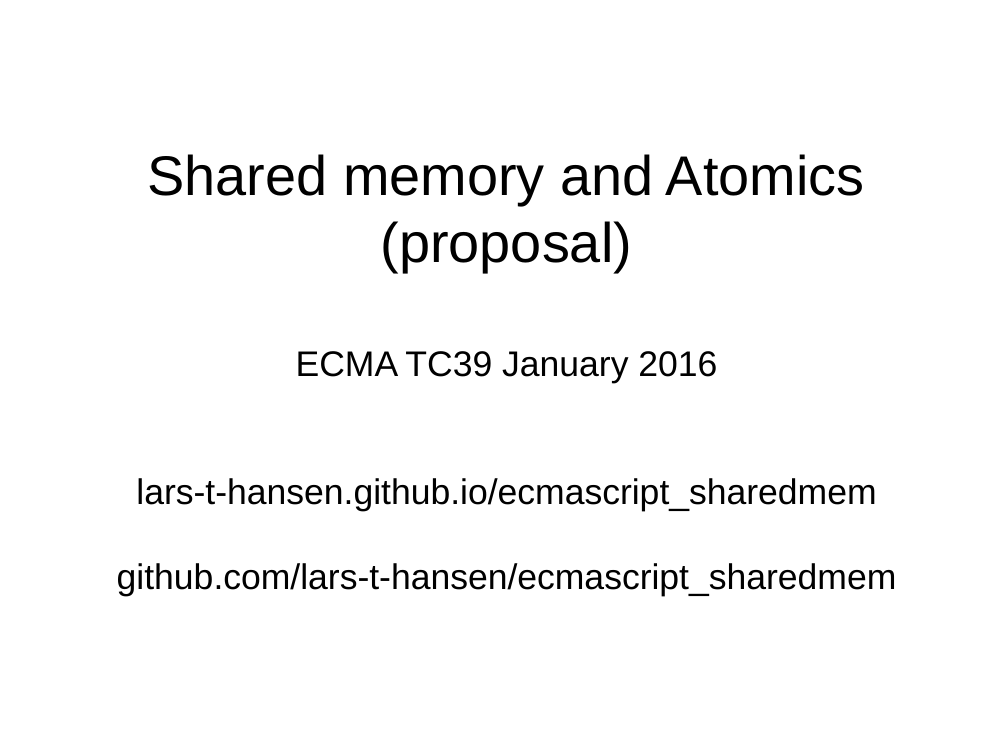
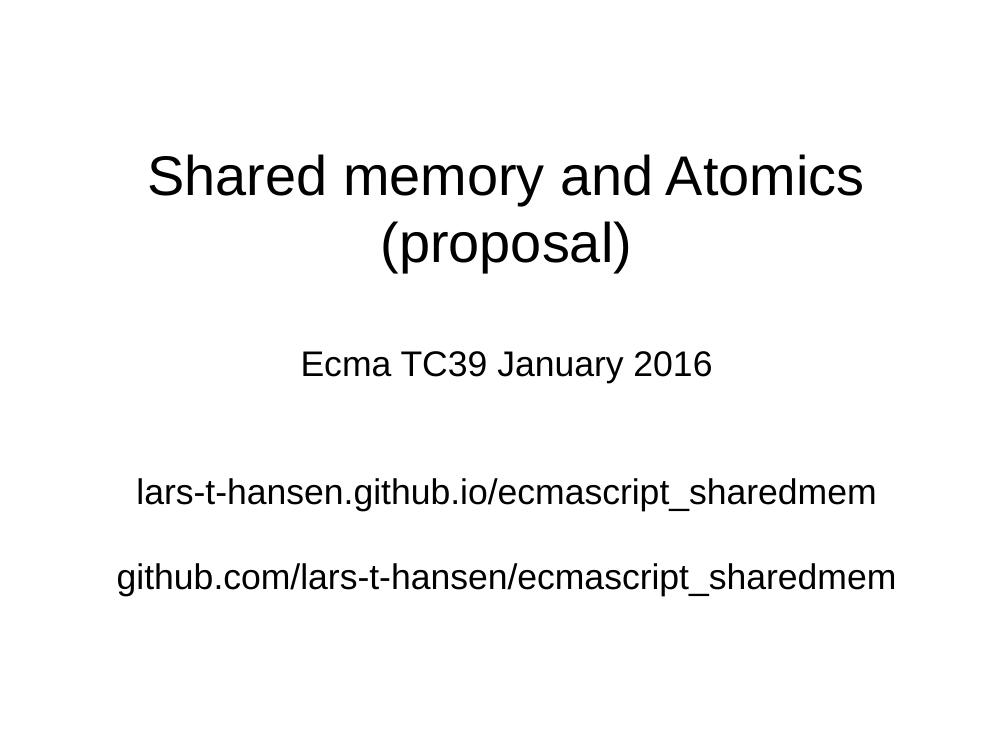
Before and after one commit to tc39/proposal-ecmascript-sharedmem, a slide deck: slide 1 of tc39/presentation-jan-2016.odp. Drawn at 1008x756 pixels with LibreOffice and Linux fonts; fonts in the diff are those of the drawing. Boxes give left, top, right and bottom in pixels: in the first picture for what was removed or moved away, otherwise in the second. Text is boxed around its words. In the diff, an @@ line names an element or a change of style, - is before the commit and + after.

Commit message:
Minor updates

```diff
--- a/tc39/presentation-jan-2016.odp
+++ b/tc39/presentation-jan-2016.odp
@@ title at bbox=[117, 154, 897, 596]: text changed @@
-Shared memory and Atomics
-(proposal)
-ECMA TC39 January 2016
-lars-t-hansen.github.io/ecmascript_sharedmem
-github.com/lars-t-hansen/ecmascript_sharedmem
+Shared memory and Atomics
+(proposal)
+Ecma TC39 January 2016
+lars-t-hansen.github.io/ecmascript_sharedmem
+github.com/lars-t-hansen/ecmascript_sharedmem
```
Also in this commit, not shown: 4 other slides changed.
